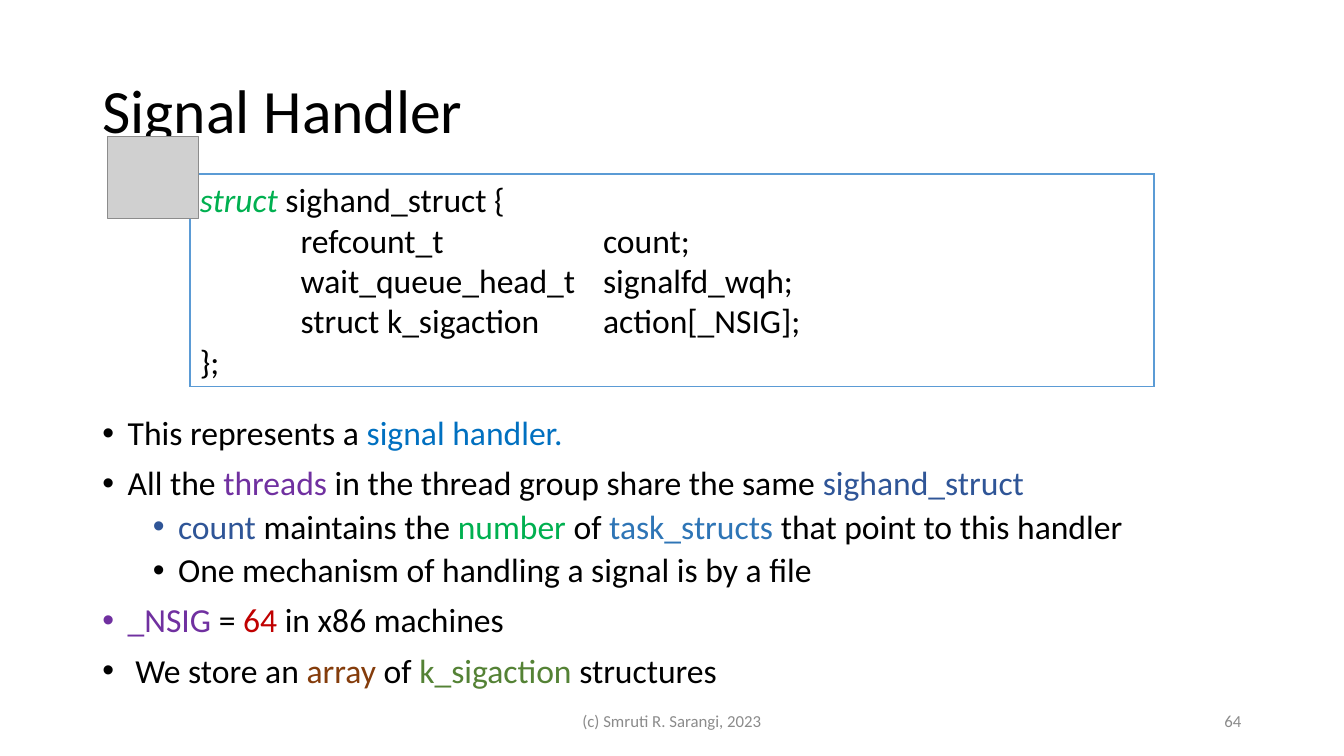
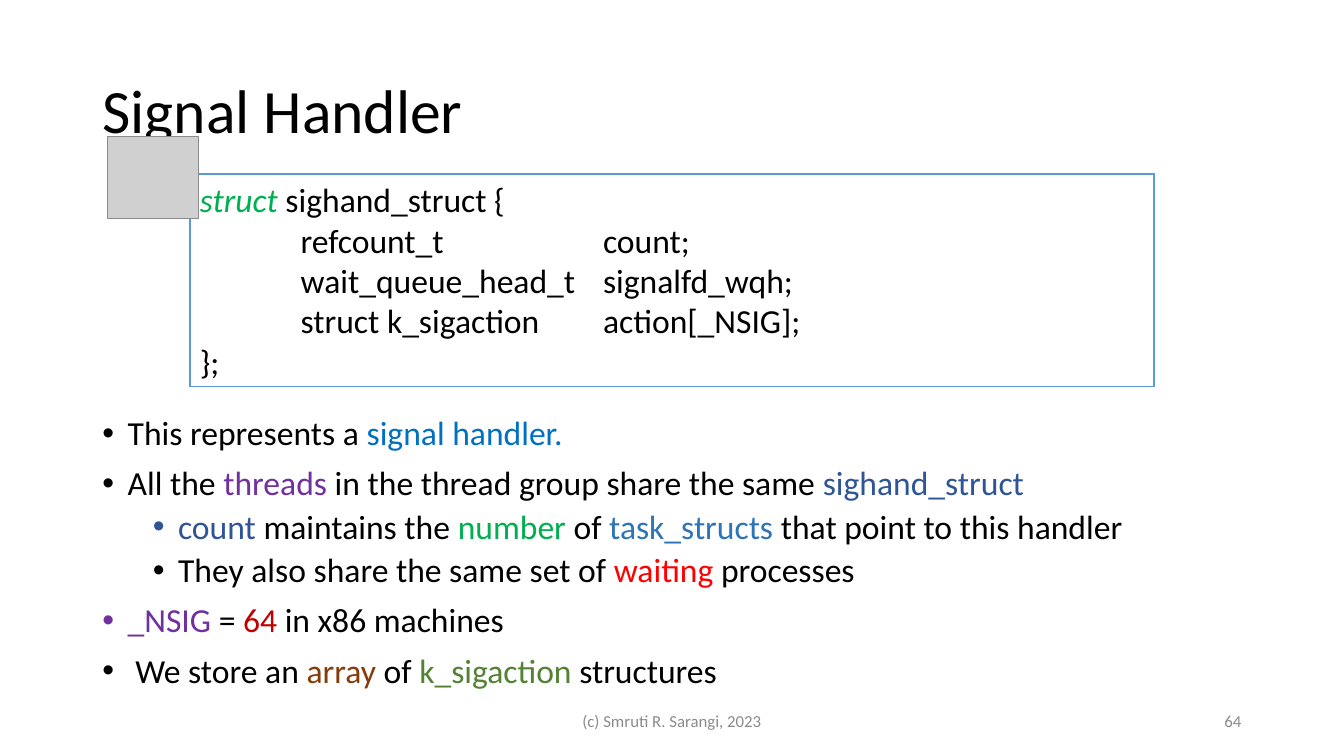
Before and after one commit to srsarangi/srsarangi.github.io, a slide deck: slide 64 of osbook/slides/4.communication.pptx. Drawn at 1344x756 pixels with LibreOffice and Linux fonts; fonts in the diff are those of the drawing; grey boxes stand for pictures. Boxes give left, top, right and bottom in pixels: in the first picture for what was removed or moved away, otherwise in the second. Text is boxed around its words. In the diff, an @@ line names an element or a change of style, - is before the commit and + after.

```diff
--- a/osbook/slides/4.communication.pptx
+++ b/osbook/slides/4.communication.pptx
@@ text at [178,558,855,588]: text changed @@
-  • One mechanism of handling a signal is by a file
+  • They also share the same set of waiting processes
```
Also in this commit, not shown: 13 other slides changed, 2 other files.
